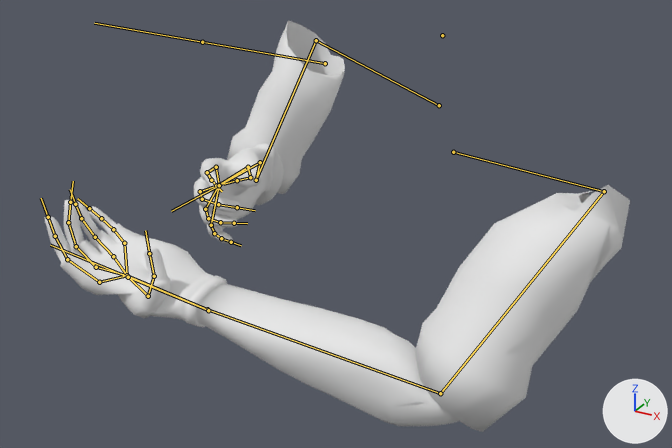
A saved change to the FBX model Assets/_RPG/Models/FpsArms/FpsArms.fbx.
Both versions are drawn from a 50 mm camera at (2.33, -5.65, 0.79) aimed at (-0.07, -1.3, -1.39). Every picture has the same lights, and +X, +Y and +Z are marked at lower right. Both versions are drawn at frame 25 of the action 'Armature.001|TwoHandedGunIdle'; the numbers are the values there. The bones that bend it are drawn over the model as lines.

In view in the first picture: 'arm'.
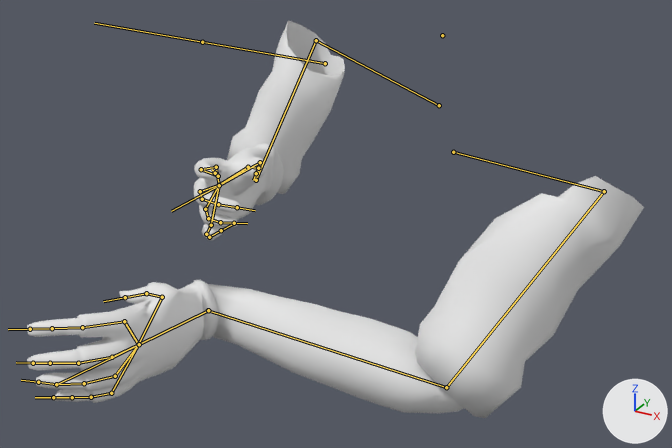
Where the change shows, as pixel boxes (x1, y1, x2, y2) in the pictures (672 x 448 px):
'arm', posed
    before: (44, 20, 630, 432)
    after: (27, 20, 644, 418)
bone 'Bone_L.005', root to tip
    before: (211, 225) to (214, 233)
    after: (211, 225) to (206, 234)
bone 'Bone_L.006', root to tip
    before: (214, 233) to (221, 238)
    after: (206, 234) to (209, 237)
bone 'Bone_L.007', root to tip
    before: (221, 238) to (231, 242)
    after: (209, 237) to (221, 230)
bone 'Bone_L.017', root to tip
    before: (216, 167) to (207, 172)
    after: (216, 167) to (201, 169)
bone 'Bone_L.018', root to tip
    before: (207, 172) to (211, 180)
    after: (201, 169) to (218, 176)
bone 'Bone_L.019', root to tip
    before: (211, 180) to (216, 185)
    after: (218, 176) to (215, 173)
bone 'Bone_L.021', root to tip
    before: (248, 167) to (250, 177)
    after: (248, 167) to (258, 168)
bone 'Bone_L.022', root to tip
    before: (250, 177) to (237, 180)
    after: (258, 168) to (256, 173)
bone 'Bone_R.001', root to tip
    before: (604, 191) to (440, 393)
    after: (604, 191) to (446, 387)
bone 'Bone_R.002', root to tip
    before: (440, 393) to (207, 309)
    after: (446, 387) to (208, 310)
bone 'Bone_R.003', root to tip
    before: (207, 309) to (127, 275)
    after: (208, 310) to (138, 344)

Patch to the scene script:
```diff
--- a/Assets/_RPG/Models/FpsArms/FpsArms.fbx.py
+++ b/Assets/_RPG/Models/FpsArms/FpsArms.fbx.py
@@ bone_bone_l_005 @@
 bone_bone_l_005 = bpy.data.objects['Armature.001'].pose.bones['Bone_L.005']  # child of 'Bone_L.004'
-bone_bone_l_005.rotation_quaternion = (0.982, -0.171, -0.051, 0.061)  # degrees (-20, -5, 8)
+bone_bone_l_005.rotation_quaternion = (0.993, 0.088, -0.033, 0.072)  # degrees (10, -5, 8)
@@ bone_bone_l_006 @@
 bone_bone_l_006 = bpy.data.objects['Armature.001'].pose.bones['Bone_L.006']  # child of 'Bone_L.005'
-bone_bone_l_006.rotation_quaternion = (0.982, -0.171, -0.051, 0.061)  # degrees (-20, -5, 8)
+bone_bone_l_006.rotation_quaternion = (0.939, -0.273, -0.04, 0.203)  # degrees (-32, 2, 24)
@@ bone_bone_l_007 @@
 bone_bone_l_007 = bpy.data.objects['Armature.001'].pose.bones['Bone_L.007']  # child of 'Bone_L.006'
-bone_bone_l_007.rotation_quaternion = (0.982, -0.171, -0.051, 0.061)  # degrees (-20, -5, 8)
+bone_bone_l_007.rotation_quaternion = (0.625, -0.728, 0.03, 0.282)  # degrees (-94, 27, 20)
@@ bone_bone_l_017 @@
 bone_bone_l_017 = bpy.data.objects['Armature.001'].pose.bones['Bone_L.017']  # child of 'Bone_L.016'
-bone_bone_l_017.rotation_quaternion = (0.991, -0.121, -0.054, -0.008)  # degrees (-14, -6, 0)
+bone_bone_l_017.rotation_quaternion = (0.999, -0.019, -0.037, 0.007)  # degrees (-2, -4, 1)
@@ bone_bone_l_018 @@
 bone_bone_l_018 = bpy.data.objects['Armature.001'].pose.bones['Bone_L.018']  # child of 'Bone_L.017'
-bone_bone_l_018.rotation_quaternion = (0.991, -0.121, -0.054, -0.008)  # degrees (-14, -6, 0)
+bone_bone_l_018.rotation_quaternion = (0.859, -0.509, -0.01, 0.052)  # degrees (-61, 2, 6)
@@ bone_bone_l_019 @@
 bone_bone_l_019 = bpy.data.objects['Armature.001'].pose.bones['Bone_L.019']  # child of 'Bone_L.018'
-bone_bone_l_019.rotation_quaternion = (0.991, -0.121, -0.054, -0.008)  # degrees (-14, -6, 0)
+bone_bone_l_019.rotation_quaternion = (-0.263, 0.963, -0.053, -0.037)  # degrees (-150, 6, -5)
@@ bone_bone_l_021 @@
 bone_bone_l_021 = bpy.data.objects['Armature.001'].pose.bones['Bone_L.021']  # child of 'Bone_L.020'
-bone_bone_l_021.rotation_quaternion = (0.994, -0.038, 0.085, -0.057)  # degrees (-5, 10, -7)
+bone_bone_l_021.rotation_quaternion = (0.893, -0.142, 0.357, 0.234)  # degrees (-7, 45, 27)
@@ bone_bone_l_022 @@
 bone_bone_l_022 = bpy.data.objects['Armature.001'].pose.bones['Bone_L.022']  # child of 'Bone_L.021'
-bone_bone_l_022.rotation_quaternion = (0.889, 0.381, 0.243, 0.076)  # degrees (50, 22, 20)
+bone_bone_l_022.rotation_quaternion = (0.741, 0.241, 0.597, 0.191)  # degrees (74, 52, 69)
@@ bone_bone_r_001 @@
 bone_bone_r_001 = bpy.data.objects['Armature.001'].pose.bones['Bone_R.001']  # child of 'Bone_R'
-bone_bone_r_001.rotation_quaternion = (-0.381, 0.65, 0.636, -0.169)  # degrees (-133, -15, 82)
+bone_bone_r_001.rotation_quaternion = (0.639, -0.699, -0.285, -0.145)  # degrees (-100, -35, 15)
@@ bone_bone_r_002 @@
 bone_bone_r_002 = bpy.data.objects['Armature.001'].pose.bones['Bone_R.002']  # child of 'Bone_R.001'
-bone_bone_r_002.rotation_quaternion = (0.772, -0.504, 0.058, 0.382)  # degrees (-57, 28, 37)
+bone_bone_r_002.rotation_quaternion = (0.77, -0.453, 0.15, -0.424)  # degrees (-57, -9, -53)
@@ bone_bone_r_003 @@
 bone_bone_r_003 = bpy.data.objects['Armature.001'].pose.bones['Bone_R.003']  # child of 'Bone_R.002'
-bone_bone_r_003.rotation_quaternion = (0.999, 0.027, 0.017, -0.038)  # degrees (3, 2, -4)
+bone_bone_r_003.rotation_quaternion = (0.764, 0.626, 0.152, 0.009)  # degrees (80, 13, 12)
```
